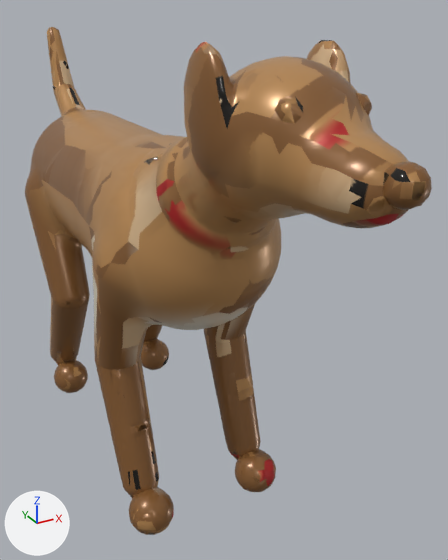
One commit to the glTF model priv/models/dog_edits.glb: the scene before it, then after it.
Rendered twice from a camera (50 mm lens) standing at (-0.261, -0.682, 0.556) and looking at (0.065, -0.089, 0.26). Lighting does not change. The marker at lower left points along +X, +Y and +Z. The first picture is the older version. Vertices at exactly the same position are counted once.

Before the edit, the objects in view are built like this:
```python
me_dog_mesh = bpy.data.meshes.new('dog_mesh')
me_dog_mesh.from_pydata(...)  # 3990 vertices, 8000 faces; spans x -0.102..0.102, y -0.439..0.34, z 0.0..0.535
me_dog_mesh.materials.append(mat_paint)
ob_dog_mesh = bpy.data.objects.new('dog_mesh', me_dog_mesh)
ob_dog_mesh.location = (0.0, 0.0, 0.0)
```
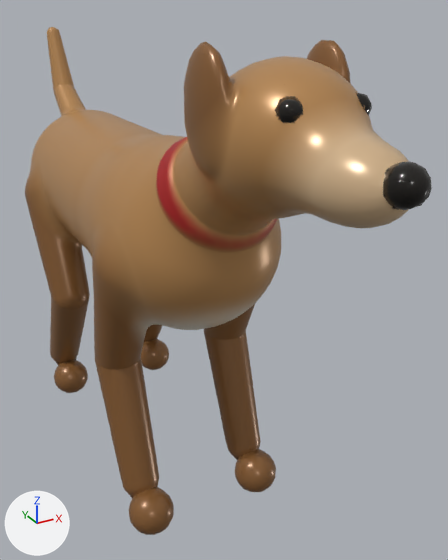
Edits to the bpy script that builds the scene:
```text
Change me_dog_mesh:
    where me_dog_mesh.from_pydata(...)  # 3990 vertices, 8000 faces; spans x -0.102..0.102, y -0.439..0.34, z 0.0..0.535
    used by ob_dog_mesh; location = (0.0, 0.0, 0.0)
    me_dog_mesh part 1
    17 vertices are removed from x -0.071..-0.002, y -0.41..-0.157, z 0.377..0.493
    87 faces are deleted
    4 vertices move from x -0.044..0.058, y -0.42..-0.207, z 0.361..0.444 to x -0.046..0.058, y -0.421..-0.205, z 0.36..0.445
    16 vertices are added at x -0.071..0.0, y -0.415..-0.157, z 0.37..0.503
    85 new faces join them
    me_dog_mesh part 2: 4957 kept faces spanning x -0.102..0.102, y -0.439..0.34, z 0.0..0.535 get new texture (UV) coordinates
```

Changed parts and their boxes (x1, y1, x2, y2) in the pictures (448 x 560 px; the box of a moved part takes in the faces that stretch with it):
part 1 of me_dog_mesh, moved or reshaped
    both: (126, 90, 409, 263)
part 2 of me_dog_mesh, surface changed
    both: (27, 27, 432, 535)
